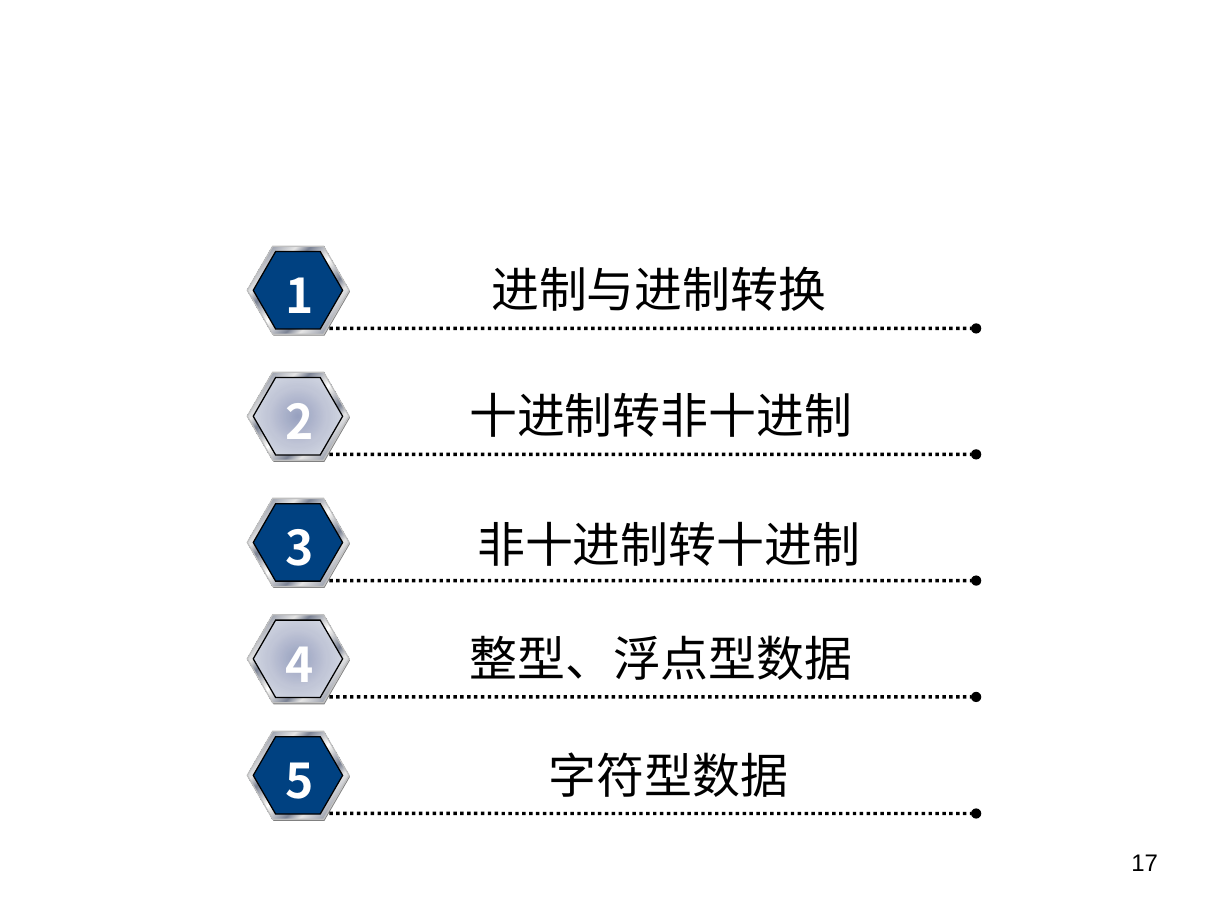
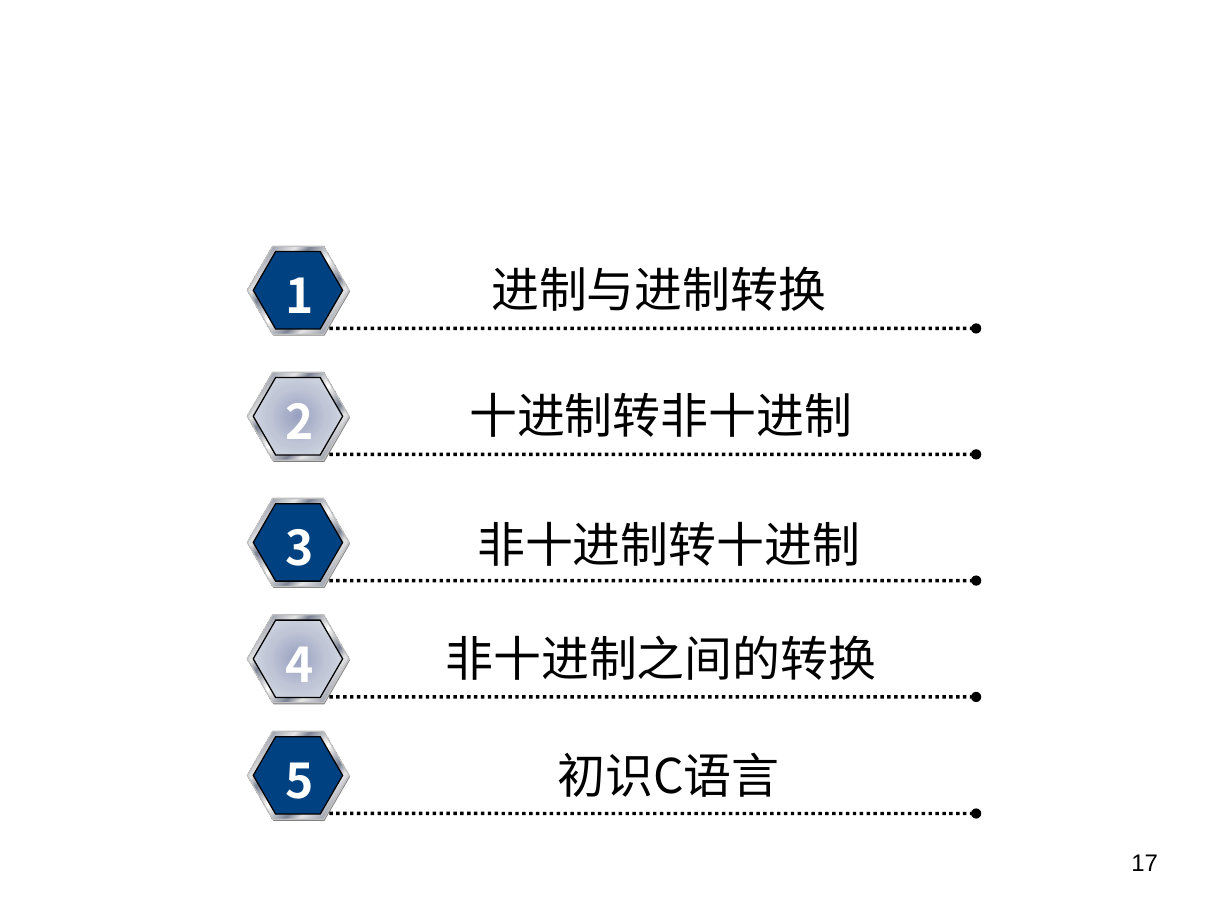
Before and after one commit to rshouc/Advanced-Programming-2018-Autumn, a slide deck: slide 17 of Slides/2 C语言基础.pptx. Drawn at 1232x924 pixels with LibreOffice and Linux fonts; fonts in the diff are those of the drawing; background and template pictures are left out. Boxes give left, top, right and bottom in pixels: in the first picture for what was removed or moved away, otherwise in the second. Text is boxed around its words. In the diff, an @@ line names an element or a change of style, - is before the commit and + after.

```diff
--- a/Slides/2 C语言基础.pptx
+++ b/Slides/2 C语言基础.pptx
@@ text at [446,635,877,680]: text changed @@
-整型、浮点型数据
+非十进制之间的转换
@@ text at [557,753,779,797]: text changed @@
-字符型数据
+初识C语言
```
Also in this commit, not shown: 1 other slide changed.
